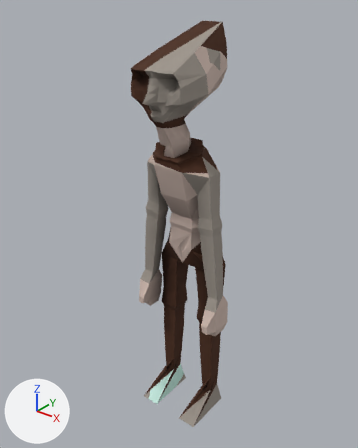
An edit to the Blender file characters/models/prisoner_joined.blend, drawn before and after from the same camera.
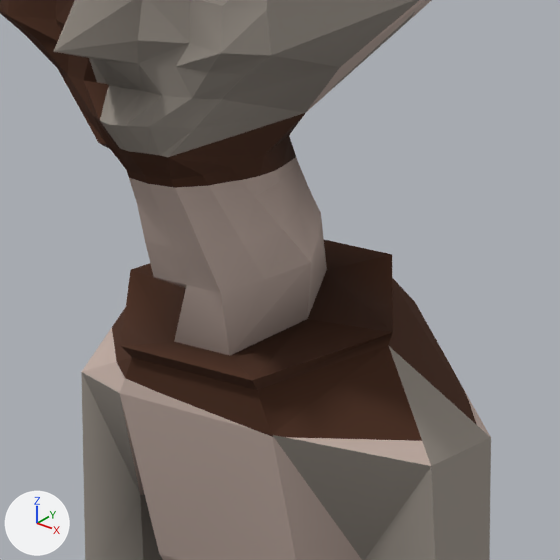
Each version appears first whole from a 50 mm camera at (1.188, -1.584, 1.921) aimed at (-0.026, -0.067, 0.98), and next in a close-up on the part from 37% to 65% of the width and 21% to 43% of the height. Every picture has the same lights, and +X, +Y and +Z are marked at lower left. The first two pictures are the older version.

Names of what the first close-up shows: 'Runner'.
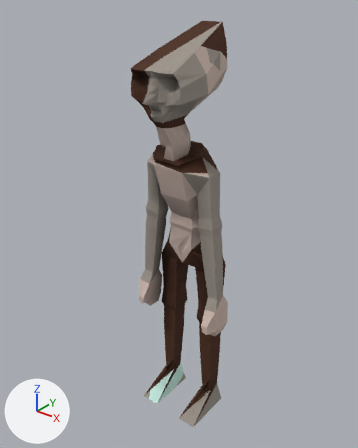
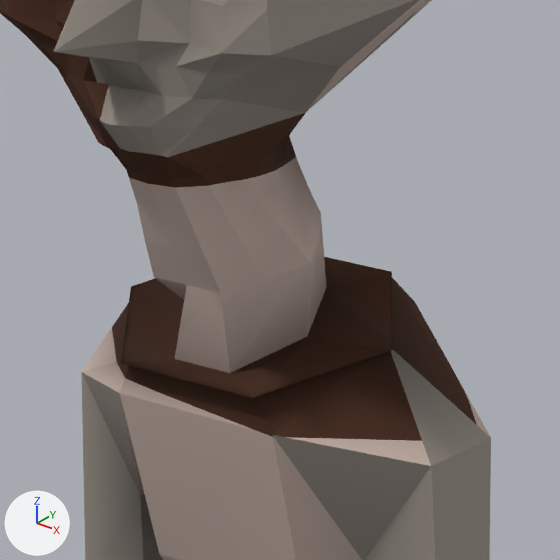
Patch to the scene script:
```diff
--- a/characters/models/prisoner_joined.blend.py
+++ b/characters/models/prisoner_joined.blend.py
@@ me_runner @@
 me_runner.from_pydata(...)  # 423 vertices, 842 faces; spans x -0.22..0.22, y -0.3..0.11, z 0.0..1.79
 # used by ob_runner; location = (0.0, 0.0, 0.0)
 # before: 28 (-0.06, -0.18, 1.31) at pixel (120, 346), 29 (0.06, -0.18, 1.31) at pixel (252, 380), 235 (0.12, -0.1, 1.33) at pixel (392, 332), 236 (0.06, -0.02, 1.36) at pixel (392, 254), 237 (-0.06, -0.02, 1.36)
 # before: 238 (-0.12, -0.1, 1.33) at pixel (130, 269), 239 (0.05, -0.11, 1.33) at pixel (307, 318), 240 (0.02, -0.05, 1.35) at pixel (326, 269), 241 (-0.02, -0.05, 1.35), 242 (-0.05, -0.11, 1.33)
 # before: 243 (-0.02, -0.16, 1.31) at pixel (174, 341), 244 (0.02, -0.16, 1.31) at pixel (229, 355)
+# me_runner part 1
+for i in [28, 29, *range(235, 245)]: me_runner.vertices[i].co += Vector((0.0, 0.0, -0.01))
+# me_runner part 2: vertex colours changed
 me_runner.materials.append(mat_prisoner2skin)
```

What differs and where, as boxes (x1, y1, x2, y2) in the close-ups (560 x 560 px; the box of a moved part takes in the faces that stretch with it):
'Runner', reshaped, recoloured
    both: (0, 0, 491, 560)
part 1 of me_runner, moved or reshaped
    before: (121, 216, 393, 390)
    after: (121, 216, 392, 398)
